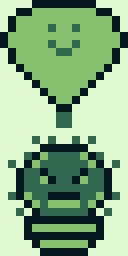
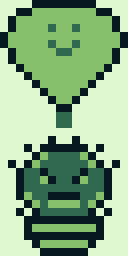
Layer changes from the first w=128, h=256 image to the second:
painted on "Background" over (x1=8, y1=136, x2=120, y2=216)
